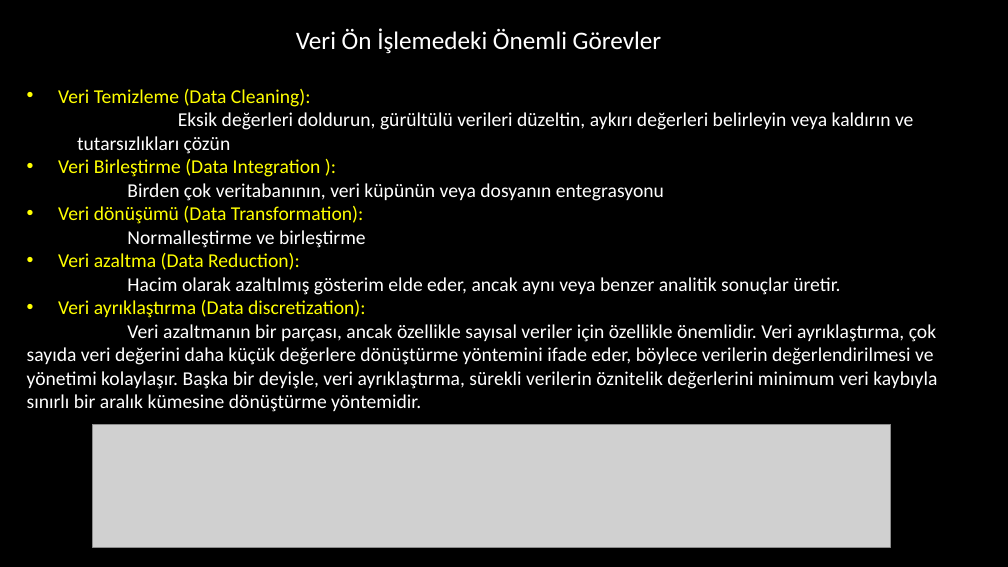
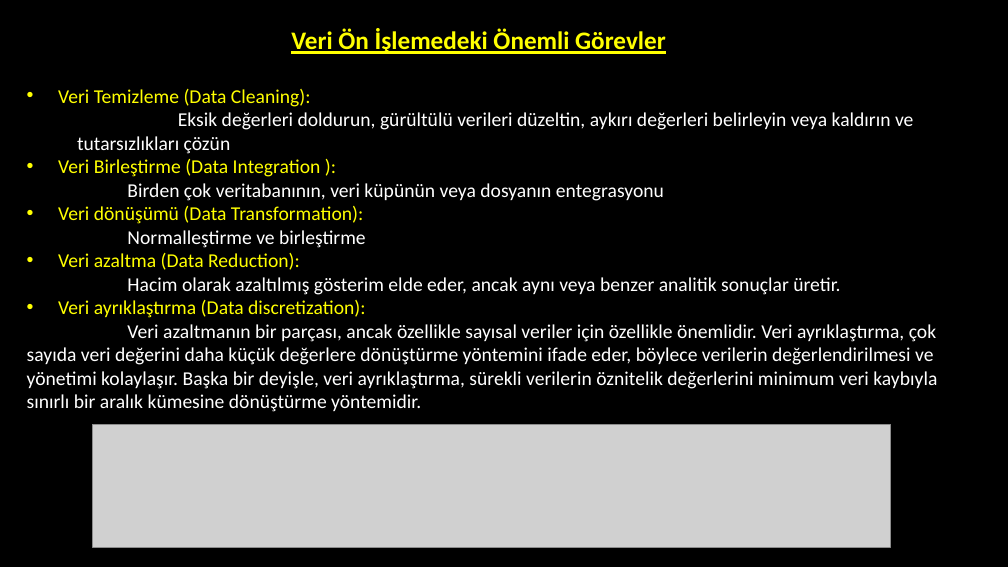
Before and after one commit to akaraci/Makine-Ogrenmesi, a slide deck: slide 36 of Sunular/MÖT-Hafta-2.pptx (slide 30 before the commit). Drawn at 1008x567 pixels with LibreOffice and Linux fonts; fonts in the diff are those of the drawing; grey boxes stand for pictures. Boxes give left, top, right and bottom in pixels: in the first picture for what was removed or moved away, otherwise in the second. Text is boxed around its words. In the diff, an @@ line names an element or a change of style, - is before the commit and + after.

```diff
--- a/Sunular/MÖT-Hafta-2.pptx
+++ b/Sunular/MÖT-Hafta-2.pptx
@@ text "Veri Ön İşlemedeki Önemli Görevler" at [291,29,666,54]: text colour #FFFFFF to #FFFF00, bold on, underline on @@
```
Also in this commit, not shown: 8 other slides changed, 8 slides added, 2 slides removed.
